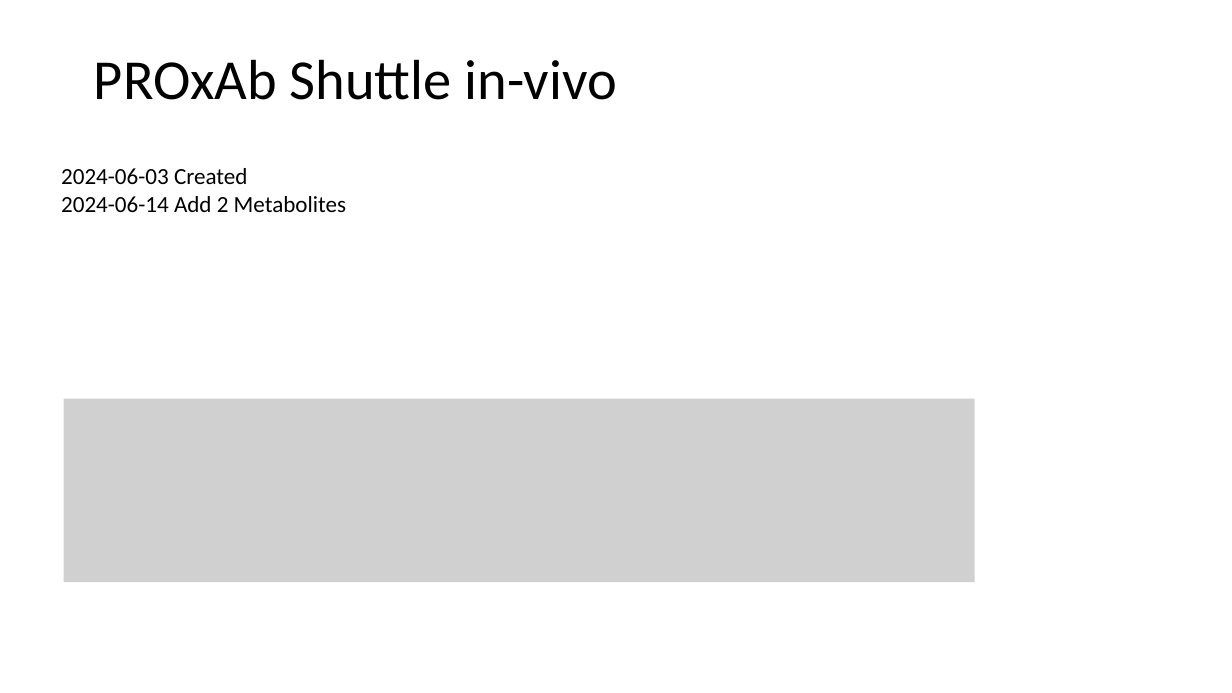
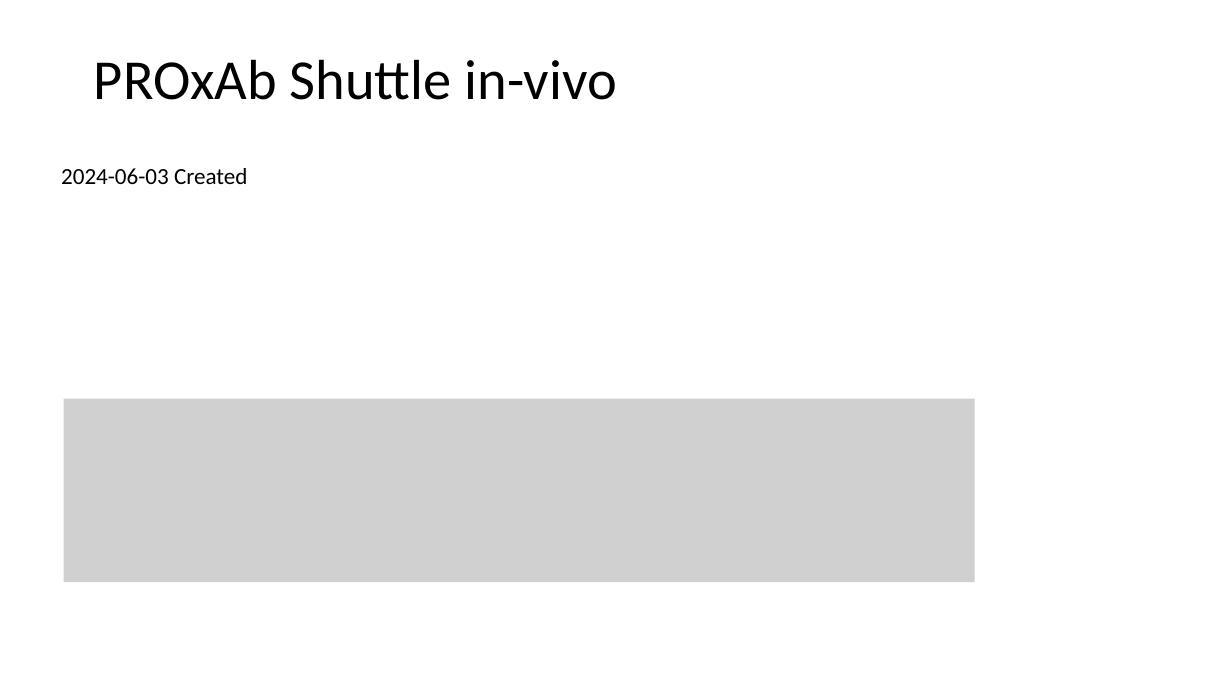
Before and after one commit to judith-stein/hc-protac-shuttle-rshiny-in-vivo, a slide deck: slide 1 of www/logistic_pk_pd_equations_explained.pptx. Drawn at 1232x693 pixels with LibreOffice and Linux fonts; fonts in the diff are those of the drawing; grey boxes stand for pictures. Boxes give left, top, right and bottom in pixels: in the first picture for what was removed or moved away, otherwise in the second. Text is boxed around its words. In the diff, an @@ line names an element or a change of style, - is before the commit and + after.

```diff
--- a/www/logistic_pk_pd_equations_explained.pptx
+++ b/www/logistic_pk_pd_equations_explained.pptx
@@ text at [61,196,346,212]: paragraph removed @@
-2024-06-14 Add 2 Metabolites
```
Also in this commit, not shown: 7 other slides changed, 1 slide added, 4 other files.
